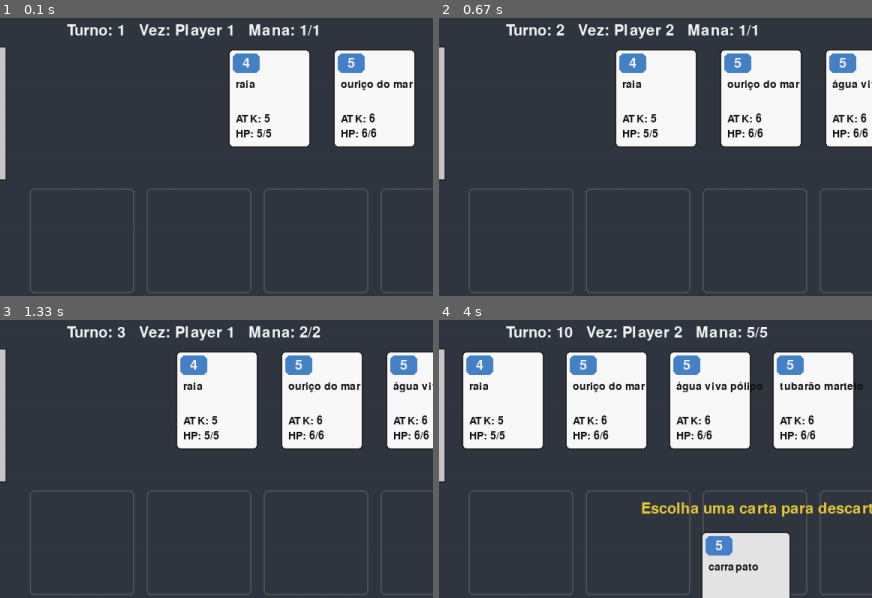
Above: before the commit, frames 1-4 (two rows, left to right).
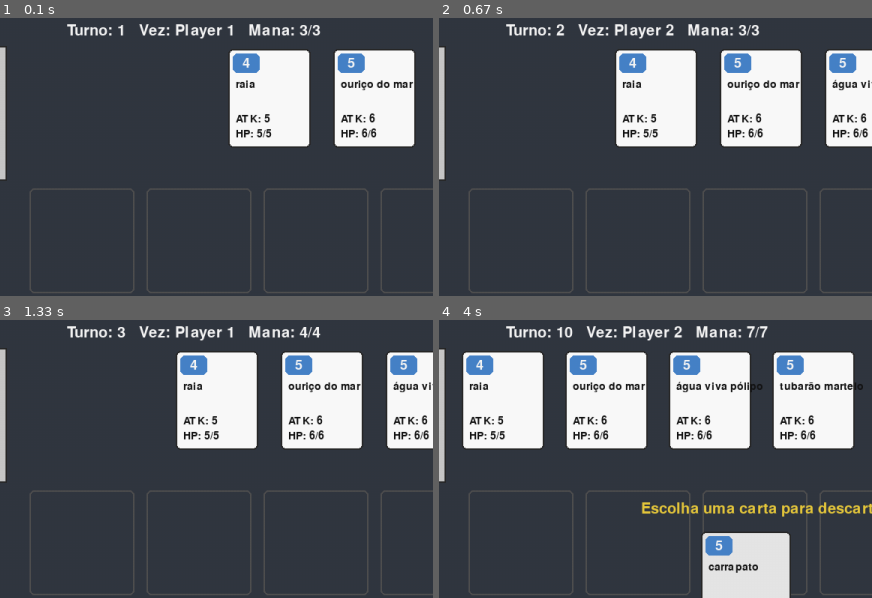
Above: after the commit, the same moments.

Repository: JordaneAndradeSoares/LIXO
Game: pygame game, started from cartas 7/main.py
The game is run twice, just before and just after one commit, with the same random seed, the same clock (stepped at 60 frames per second) and the same inputs.
Inputs:
- Up to frame 1 (0.1 s): no input
- Up to frame 2 (0.67 s): tap Space at 0.33 s
- Up to frame 3 (1.33 s): click "4" at 0.72 s; tap Space at 1.07 s
- Up to frame 4 (4 s): tap Space at 1.37, 1.63, 2.3, 2.6, 3.07, 3.47, 3.77 s; click "3" at 1.95 s; click "4" at 2.72 s
The pictures show only the part of the screen within x 15-65%, y 0-50%; the shares and areas given below are measured in that part.

The runs differ from the first frame. In frame 1, less than 0.1% of the frame differs, in the area x 69-75%, y 2-7%; in frame 2, less than 0.1%; in frame 3, 0.1%; in frame 4, 0.1%, in the area x 71-76%, y 2-7%.

Commit message:
Add files via upload

Diff:
--- a/cartas 7/cartas.py
+++ b/cartas 7/cartas.py
@@ -3,9 +3,7 @@
 # importando arquivos auxiliares
 import valores
 import efeitos
-
-# importando o arquivo evolucoes inteiro
-from evolucoes import *
+import evolucoes
 
 # -------- CLASSES DO JOGO --------
 class Card:
@@ -101,39 +99,42 @@
         if card_index < 0 or card_index >= len(self.hand):
             return None
         card = self.hand[card_index]
-        if card.cost > self.mana:
-            return None
 
-        # --- evolução ---
-        evolved = False
+        # --- verificar se é evolução ---
         for i, field_card in enumerate(self.field):
-            evolutions = get_evolution(field_card.name)
-            if card.name.strip().lower() in [e.lower().strip() for e in evolutions]:
+            evolutions = evolucoes.get_evolution(field_card.name)
+            # comparação robusta
+            if evolucoes._normalize(card.name) in {evolucoes._normalize(e) for e in evolutions}:
+                cost = evolucoes.evolve_cost_direct(field_card.name, card.name)
+                if cost > self.mana:
+                    return None
+
+                # ativa on_death do substituído
                 if getattr(field_card, "on_death", None):
                     field_card.trigger_on_death(self.game_ref, self)
+
                 self.cemetery.add(field_card)
                 self.field[i] = card
                 self.hand.pop(card_index)
-                self.mana -= card.cost
+                self.mana -= cost
                 card.summoned_turn = True
                 card.has_attacked = False
                 if card.effect:
                     card.trigger_effect(self.game_ref, self)
-                evolved = True
-                break
+                return card
 
-        if evolved:
-            return card
+        # --- se não for evolução, então é invocação normal ---
+        if len(self.field) >= valores.BOARD_SLOTS:  # campo cheio → não pode invocar criatura nova
+            return None
 
-        # --- jogando normalmente ---
-        if len(self.field) >= valores.BOARD_SLOTS:  # campo cheio
+        if card.cost > self.mana:
             return None
 
         self.mana -= card.cost
         self.field.append(card)
+        self.hand.pop(card_index)
         card.summoned_turn = True
         card.has_attacked = False
-        self.hand.pop(card_index)
         if card.effect:
             card.trigger_effect(self.game_ref, self)
         return card
@@ -150,14 +151,14 @@
                 self.cemetery.add(c)
         self.field = survivors
 
-    def activate_card_effect(self, card_index):
-        if 0 <= card_index < len(self.field):
-            card = self.field[card_index]
-            if card.activable and self.mana >= card.cost:
-                self.mana -= card.cost
-                card.trigger_activable(self.game_ref, self)
-                return True
-        return False
+def activate_card_effect(self, card_index):
+    if 0 <= card_index < len(self.field):
+        card = self.field[card_index]
+        if card.activable and self.mana >= card.cost:
+            self.mana -= card.cost
+            card.trigger_activable(self.game_ref, self)
+            return True
+    return False
 
 # -------- UTILITÁRIOS --------
 def make_sample_deck():
--- a/cartas 7/evolucoes.py
+++ b/cartas 7/evolucoes.py
@@ -133,12 +133,36 @@
     return max(1, cost - 1) if used_material else cost
 
 def evolve_cost_direct(base: str, target: str) -> int:
-    """Custo de evoluir diretamente base -> target (desconto -1 se for filho direto)"""
-    b = _resolve(base)
-    t = _resolve(target)
-    if b and t and t in EVOLUTIONS.get(b, []):
-        return get_summon_cost(t, used_material=True)
-    return get_summon_cost(target, used_material=False)
+    """
+    Custo de evoluir diretamente base -> target.
+    Aplica desconto (used_material=True) se target for filho direto de base.
+    Esta versão é robusta a diferenças de case/acentos/espacos.
+    """
+    b_real = _resolve(base)
+    t_real = _resolve(target)
+
+    # debug útil (remove ou comente depois)
+    # print(f"[DBG] base='{base}' -> resolved='{b_real}'; target='{target}' -> resolved='{t_real}'")
+
+    # se não resolveu um dos nomes, tenta fallback e retorna custo normal do target
+    if b_real is None or t_real is None:
+        # se target resolvido, devolve custo normal (sem desconto)
+        if t_real:
+            return get_summon_cost(t_real, used_material=False)
+        # se target nem resolvido, erro claro
+        raise ValueError(f"Nome inválido em evolve_cost_direct: base='{base}' target='{target}'")
+
+    # pega filhos do pai e normaliza para comparação segura
+    children = EVOLUTIONS.get(b_real, [])
+    children_norm = {_normalize(ch) for ch in children}
+    t_norm = _normalize(t_real)
+
+    if t_norm in children_norm:
+        # filho direto -> aplica desconto
+        return get_summon_cost(t_real, used_material=True)
+
+    # não é filho direto -> custo normal
+    return get_summon_cost(t_real, used_material=False)
 
 def evolve_cost_any(base: str, target: str) -> int:
     """Custo de evoluir base em qualquer descendente target (desconto -1)"""
--- a/cartas 7/main.py
+++ b/cartas 7/main.py
@@ -1,8 +1,10 @@
+#TODO: conferir os efeitos
+
 import pygame
 import random
 import sys
 
-# importando módulos auxiliares
+# importando arquivos auxiliares
 import evolucoes
 import valores
 import cartas
@@ -45,7 +47,7 @@
             p.deck = p.deck[:]
             random.shuffle(p.deck)
             p.draw(3)
-            p.max_mana = 0
+            p.max_mana = 2 # começando com 3 de mana
             p.mana = 0
             p.life = 20
         self.current = self.player1
@@ -317,7 +319,8 @@
 
                 if event.type == pygame.KEYDOWN:
                     if event.key == pygame.K_SPACE:
-                        if not self.winner:
+                        # Bloqueia turno se tiver descarte pendente
+                        if not self.winner and not self.pending_card:
                             self.end_turn()
                     if event.key == pygame.K_r:
                         self.init_game()
